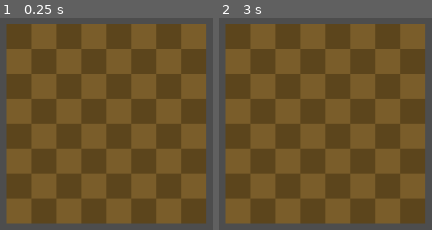
Above: before the commit, frames 1-2 (left to right).
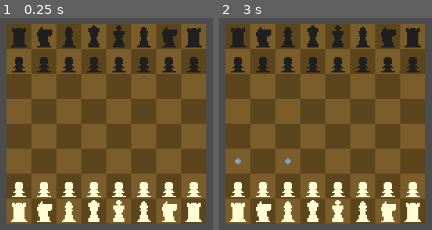
Above: after the commit, the same moments.

Repository: JoachimKvamme/chessChain
Game: Godot game, scene res://Scenes/main.tscn
Two runs of this game, one before a commit and one after it. Both use one fixed random seed, a clock stepped at 60 frames per second and the inputs below.
Inputs (mouse positions are in pixels of both pictures, inside the frame that each line leads up to):
- Up to frame 1 (0.25 s): no input
- Up to frame 2 (3 s): tap Enter at 0.5, 2 s; move the mouse to (outside the picture) at 0.52 s; click (outside the picture) at 0.67 s; tap Space at 1.25, 2.75 s; move the mouse to (outside the picture) at 1.27 s; click (outside the picture) at 1.42 s; move the mouse to (outside the picture) at 2.02 s; click (outside the picture) at 2.17 s; move the mouse to (265, 223) at 2.77 s; click (265, 223) at 2.92 s

The runs differ from the first frame. In frame 1, 12% of the frame differs, in the area x 4-95%, y 3-97%; in frame 2, 12%.
Error before the commit: Parse Error: Identifier "LEFT_MOUSE_BUTTON" not declared in the current scope. (res://Scenes/chess.gd:70)

Commit message:
get_moves done

Diff:
--- a/nytt-sjakk-prosjekt/Scenes/chess.gd
+++ b/nytt-sjakk-prosjekt/Scenes/chess.gd
@@ -18,6 +18,8 @@
 const WHITE_PAWN = preload("res://Assets/Chess/white_pawn.png")
 const WHITE_QUEEN = preload("res://Assets/Chess/white_queen.png")
 const WHITE_ROOK = preload("res://Assets/Chess/white_rook.png")
+
+const PIECE_MOVE = preload("res://Assets/Chess/Piece_move.png")
 
 const TURN_WHITE = preload("res://Assets/Chess/turn-white.png")
 const TURN_BLACK = preload("res://Assets/Chess/turn-black.png")
@@ -43,8 +45,8 @@
 #  1 white pawn
 
 var board : Array
-var white : bool
-var state : bool
+var white : bool = true
+var state : bool = false
 var moves = []
 var selected_piece : Vector2
 
@@ -67,12 +69,20 @@
 
 func _input(event):
 	if event is InputEventMouseButton && event.is_pressed():
-		if event.button_index == LEFT_MOUSE_BUTTON:
+		if event.button_index == MOUSE_BUTTON_LEFT:
 			if is_mouse_out(): return
+			var var1 = snapped(get_global_mouse_position().x, 0) / CELL_WIDHT
+			var var2 = abs(snapped(get_global_mouse_position().y, 0) / CELL_WIDHT)
+			if !state && (white && board[var2][var1] > 0 || !white && board[var2][var1] < 0):
+				selected_piece = Vector2(var2, var1)
+				show_options()
+				state = true
+			elif state:
+				set_moves(var2, var1)
 
 func is_mouse_out():
-	get_global_mouse_position().x < 0 || get_global_mouse_position().x > 144 || get_global_mouse_position().y > 0 || get_global_mouse_position().y < -144
-
+	if get_global_mouse_position().x < 0 || get_global_mouse_position().x > 144 || get_global_mouse_position().y > 0 || get_global_mouse_position().y < -144: return true
+	return false
 
 func display_board():
 	for i in BOARD_SIZE:
@@ -95,3 +105,154 @@
 				3: holder.texture = WHITE_BISHOP
 				2: holder.texture = WHITE_KNIGHT
 				1: holder.texture = WHITE_PAWN
+
+func show_options():
+	moves = get_moves()
+	if moves == []:
+		state = false
+		return
+	show_dots()
+
+func show_dots():
+	for i in moves:
+		var holder = TEXTURE_HOLDER.instantiate()
+		dots.add_child(holder)
+		holder.texture = PIECE_MOVE
+		holder.global_position = Vector2(i.y * CELL_WIDHT  + (CELL_WIDHT / 2), -i.x * CELL_WIDHT - (CELL_WIDHT / 2))
+
+func set_moves(var2, var1):
+	for i in moves:
+		if i.x == var2 && i.y == var1:
+			board[var2][var1] = board[selected_piece.x][selected_piece.y]
+
+
+
+func get_moves():
+	var _moves = []
+
+	match abs(board[selected_piece.x][selected_piece.y]):
+		1: _moves = get_pawn_moves()
+		2: _moves = get_knight_moves()
+		3: _moves = get_bishop_moves()
+		4: _moves = get_rook_moves()
+		5: _moves = get_queen_moves()
+		6: _moves = get_king_moves()
+
+	return _moves
+
+func get_rook_moves():
+	var _moves = []
+	var directions = [Vector2(0,1), Vector2(0, -1), Vector2(1, 0), Vector2(-1, 0)]
+
+	for i in directions:
+		var pos = selected_piece
+		pos += i
+		while is_valid_position(pos):
+			if is_empty(pos): _moves.append(pos)
+			elif is_enemy(pos):
+				_moves.append(pos)
+				break
+			else: break
+
+			pos += i
+	return _moves
+
+func get_bishop_moves():
+	var _moves = []
+	var directions = [Vector2(1,1), Vector2(1, -1), Vector2(-1, 1), Vector2(-1, -1)]
+
+	for i in directions:
+		var pos = selected_piece
+		pos += i
+		while is_valid_position(pos):
+			if is_empty(pos): _moves.append(pos)
+			elif is_enemy(pos):
+				_moves.append(pos)
+				break
+			else: break
+
+			pos += i
+	return _moves
+
+func get_queen_moves():
+	var _moves = []
+	var directions = [Vector2(0,1), Vector2(0, -1), Vector2(1, 0), Vector2(-1, 0),
+	Vector2(1,1), Vector2(1, -1), Vector2(-1, 1), Vector2(-1, -1)]
+
+	for i in directions:
+		var pos = selected_piece
+		pos += i
+		while is_valid_position(pos):
+			if is_empty(pos): _moves.append(pos)
+			elif is_enemy(pos):
+				_moves.append(pos)
+				break
+			else: break
+
+			pos += i
+	return _moves
+
+func get_king_moves():
+	var _moves = []
+	var directions = [Vector2(0,1), Vector2(0, -1), Vector2(1, 0), Vector2(-1, 0),
+	Vector2(1,1), Vector2(1, -1), Vector2(-1, 1), Vector2(-1, -1)]
+
+	for i in directions:
+		var pos = selected_piece + i
+		if is_valid_position(pos):
+			if is_empty(pos): _moves.append(pos)
+			elif is_enemy(pos):
+				_moves.append(pos)
+	return _moves
+
+func get_knight_moves():
+	var _moves = []
+	var directions = [Vector2(2,1), Vector2(2, -1), Vector2(1, 2), Vector2(-1, 2),
+	Vector2(-2,1), Vector2(-2, -1), Vector2(-1, 2), Vector2(-1, -2)]
+
+	for i in directions:
+		var pos = selected_piece + i
+		if is_valid_position(pos):
+			if is_empty(pos): _moves.append(pos)
+			elif is_enemy(pos):
+				_moves.append(pos)
+	return _moves
+
+func get_pawn_moves():
+	var _moves = []
+	var direction
+	var is_first_move = false
+
+	if white : direction = Vector2(1, 0)
+	else: direction = Vector2(-1, 0)
+
+	if white && selected_piece.x == 1 || !white && selected_piece.x == 6: is_first_move = true
+
+	var pos = selected_piece + direction
+	if is_empty(pos): _moves.append(pos)
+
+	pos = selected_piece + Vector2(direction.x, 1)
+	if is_valid_position(pos):
+		if is_enemy(pos): _moves.append(pos)
+
+	pos = selected_piece + Vector2(direction.x, -1)
+	if is_valid_position(pos):
+		if is_enemy(pos): _moves.append(pos)
+
+	pos = selected_piece + direction * 2
+	if is_first_move && is_empty(pos) && is_empty(selected_piece + direction): _moves.append(pos)
+
+	return _moves
+
+
+func is_valid_position(pos : Vector2):
+	if pos.x >= 0 && pos.x < BOARD_SIZE && pos.y >= 0 && pos.y < BOARD_SIZE: return true
+	return false
+
+func is_empty(pos : Vector2):
+	if board[pos.x][pos.y] == 0: return true
+	return false
+
+func is_enemy(pos : Vector2):
+	if white && board[pos.x][pos.y] < 0 || !white && board[pos.x][pos.y] > 0: return true
+	return false
